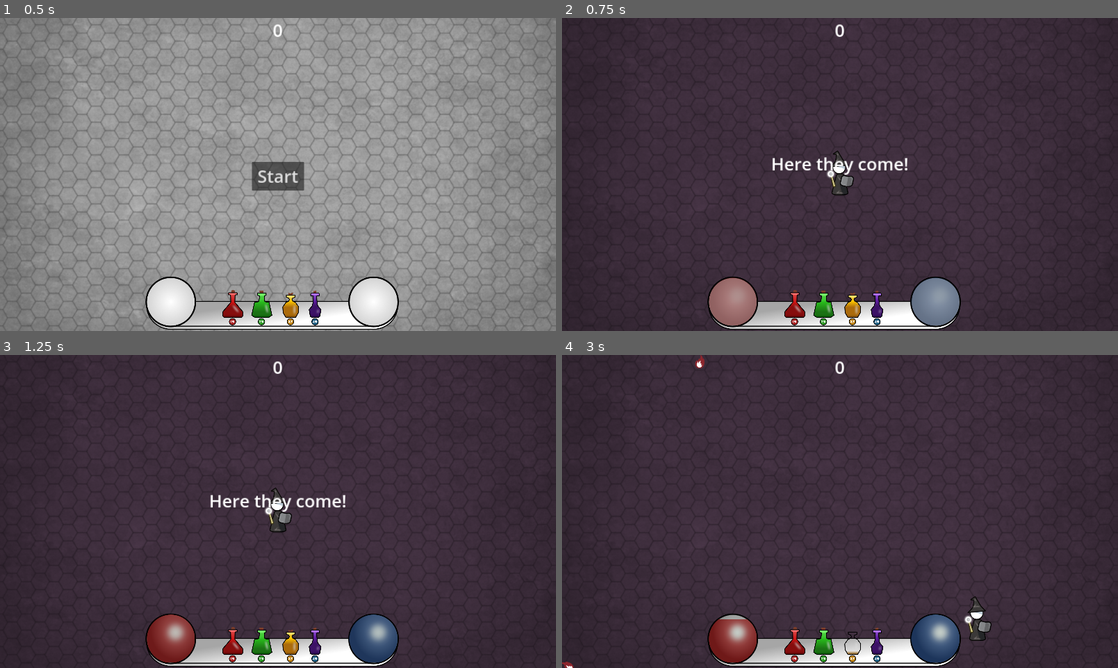
Above: before the commit, frames 1-4 (two rows, left to right).
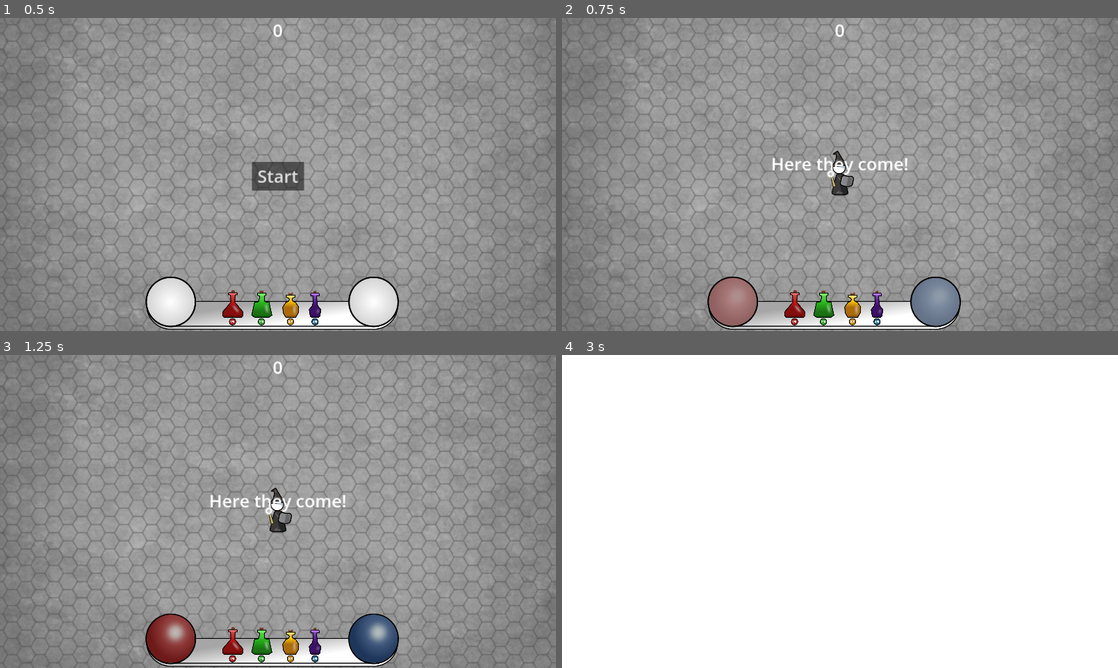
Above: after the commit, the same moments.

Repository: kurilluk/GDSJam23
Game: Godot game, scene res://assets/scenes/Main.tscn
Same seed, same stepped clock (60 frames per second), same inputs: the game is played once before the commit and once after it. Sound files missing from this copy of the repository are replaced by a short silence.
Inputs:
- Up to frame 1 (0.5 s): no input
- Up to frame 2 (0.75 s): click "Start" at 0.5 s
- Up to frame 3 (1.25 s): no input
- Up to frame 4 (3 s): hold D (Right) 1.28-2.03 s; tap 1 (Potion_1) at 1.35 s; hold S (Down) 2.03-2.78 s; tap 2 (Potion_2) at 2.1 s; hold D (Right) from 2.78 s (still down); tap 3 (Potion_3) at 2.85 s

Frame 1 is identical in both runs. In frame 2, 94% of the frame differs, in the area x 0-100%, y 0-100%; in frame 3, 94%; in frame 4, 99%.

Commit message:
sound count

Diff:
--- a/examples/dodge_the_creeps/assets/scenes/Main.tscn
+++ b/examples/dodge_the_creeps/assets/scenes/Main.tscn
@@ -5,10 +5,10 @@
 [ext_resource type="PackedScene" uid="uid://4vwrqjegqwpj" path="res://assets/scenes/Player.tscn" id="3"]
 [ext_resource type="PackedScene" uid="uid://ccqoreueuxdb7" path="res://assets/scenes/HUD.tscn" id="4"]
 [ext_resource type="Texture2D" uid="uid://lr4ehat4x43v" path="res://art/background_biger.png" id="4_6sh37"]
-[ext_resource type="AudioStream" uid="uid://q2pf4fr8d0ks" path="res://art/House In a Forest Loop.ogg" id="5"]
 [ext_resource type="PackedScene" uid="uid://ddifmu7obmqe2" path="res://assets/scenes/Fireball.tscn" id="5_h27ax"]
 [ext_resource type="AudioStream" uid="uid://dw26fpygeag8o" path="res://art/gameover.wav" id="6"]
 [ext_resource type="PackedScene" uid="uid://da54cmhq2t3to" path="res://assets/scenes/Layer.tscn" id="7_23b4r"]
+[ext_resource type="AudioStream" uid="uid://x4fnidkndycy" path="res://assets/sound/soundtrack1.mp3" id="7_u85tg"]
 [ext_resource type="Script" path="res://assets/scripts/Camera.gd" id="8_3uva2"]
 
 [sub_resource type="Curve2D" id="1"]
@@ -45,7 +45,7 @@
 [node name="MobSpawnLocation" type="PathFollow2D" parent="MobPath"]
 
 [node name="Music" type="AudioStreamPlayer" parent="."]
-stream = ExtResource("5")
+stream = ExtResource("7_u85tg")
 
 [node name="DeathSound" type="AudioStreamPlayer" parent="."]
 stream = ExtResource("6")
@@ -53,11 +53,12 @@
 [node name="Layers" type="Node2D" parent="."]
 
 [node name="Layer" parent="Layers" instance=ExtResource("7_23b4r")]
-background_color = Color(0.407843, 0.301961, 0.4, 1)
-enemy_main_color = Color(0.54902, 0.14902, 0.176471, 1)
+background_color = Color(1, 1, 1, 1)
+enemy_main_color = Color(0.305882, 0.568627, 0.788235, 1)
 
 [node name="Layer_swap_x" parent="Layers" instance=ExtResource("7_23b4r")]
-enemy_main_color = Color(0.376471, 0.172549, 0.309804, 1)
+background_color = Color(0.529412, 0.658824, 0.607843, 1)
+enemy_main_color = Color(0.741176, 0, 0.870588, 1)
 input_modification = {
 "Down": Vector2(0, 1),
 "Left": Vector2(1, 0),
@@ -72,8 +73,8 @@
 }
 
 [node name="Layer_swap_xy" parent="Layers" instance=ExtResource("7_23b4r")]
-background_color = Color(0.552941, 0.25098, 0.137255, 1)
-enemy_main_color = Color(0.0901961, 0.258824, 0.282353, 1)
+background_color = Color(0.701961, 0.6, 0.560784, 1)
+enemy_main_color = Color(0, 0.592157, 0.670588, 1)
 input_modification = {
 "Down": Vector2(0, -1),
 "Left": Vector2(1, 0),
@@ -109,6 +110,7 @@
 
 [connection signal="start_game" from="HUD" to="." method="new_game"]
 [connection signal="on_death" from="Player" to="." method="game_over"]
+[connection signal="finished" from="Music" to="." method="_on_background_music_finished"]
 [connection signal="timeout" from="Timers/MobTimer" to="." method="_on_MobTimer_timeout"]
 [connection signal="timeout" from="Timers/ScoreTimer" to="." method="_on_ScoreTimer_timeout"]
 [connection signal="timeout" from="Timers/StartTimer" to="." method="_on_StartTimer_timeout"]
--- a/examples/dodge_the_creeps/assets/scripts/Main.gd
+++ b/examples/dodge_the_creeps/assets/scripts/Main.gd
@@ -10,6 +10,7 @@
 var enemies: Array[Mob]
 var player_projectiles: Array[Fireball]
 var level = 0
+var pitch = 1
 
 func _ready() -> void:
 	pass
@@ -34,6 +35,8 @@
 	$HUD.update_score(score)
 	$HUD.show_message("Here they come!")
 	$HUD.show_hud_bars()
+	level = 1
+	pitch = 1
 	set_new_layer(layers[0])
 
 func append_projectile(projectile):
@@ -45,6 +48,10 @@
 func set_new_layer(layer: Layer):
 	current_layer = layer
 	level += 1
+
+	$Music.pitch_scale = pitch
+	$Music.play()
+	pitch += 0.25
 
 	background.modulate = layer.background_color
 	$Player.set_player_inputs(layer.get_input_modification())
@@ -103,7 +110,8 @@
 	$Timers/LayerSwitchTimer.start()
 
 func _on_layer_switch_timer_timeout():
-	$HUD.fade_layer_switch(Callable(self, "set_new_layer_callback"))
+#	$HUD.fade_layer_switch(Callable(self, "set_new_layer_callback"))
+	pass
 
 func set_new_layer_callback():
 	var new_layer = get_rand_layer()
@@ -114,3 +122,6 @@
 func get_rand_layer():
 	var rand_layer = layers[randi() % layers.size()]
 	return rand_layer
+
+func _on_background_music_finished():
+	$HUD.fade_layer_switch(Callable(self, "set_new_layer_callback"))
--- a/examples/dodge_the_creeps/assets/scripts/Potions.gd
+++ b/examples/dodge_the_creeps/assets/scripts/Potions.gd
@@ -27,7 +27,7 @@
 
 	var potion_progress_bar = PotionBars[potion_index]
 	var value_tween = create_tween()
-	value_tween.tween_property(potion_progress_bar, "value", 0, potion_use_empty_dur).set_ease(Tween.EASE_OUT).set_trans(Tween.TRANS_QUAD)
+	value_tween.tween_property(potion_progress_bar, "value", 50, potion_use_empty_dur).set_ease(Tween.EASE_OUT).set_trans(Tween.TRANS_QUAD)
 	value_tween.tween_property(potion_progress_bar, "value", 100, potion_cooldown - potion_use_empty_dur) \
 		.set_ease(Tween.EASE_IN_OUT).set_trans(Tween.TRANS_QUAD)
 	value_tween.tween_callback(Callable(self, "set_potion_ready").bind(potion_index))
Not shown, changed: examples/dodge_the_creeps/art/House In a Forest Loop.ogg.import
Not shown, changed: examples/dodge_the_creeps/export_presets.cfg
